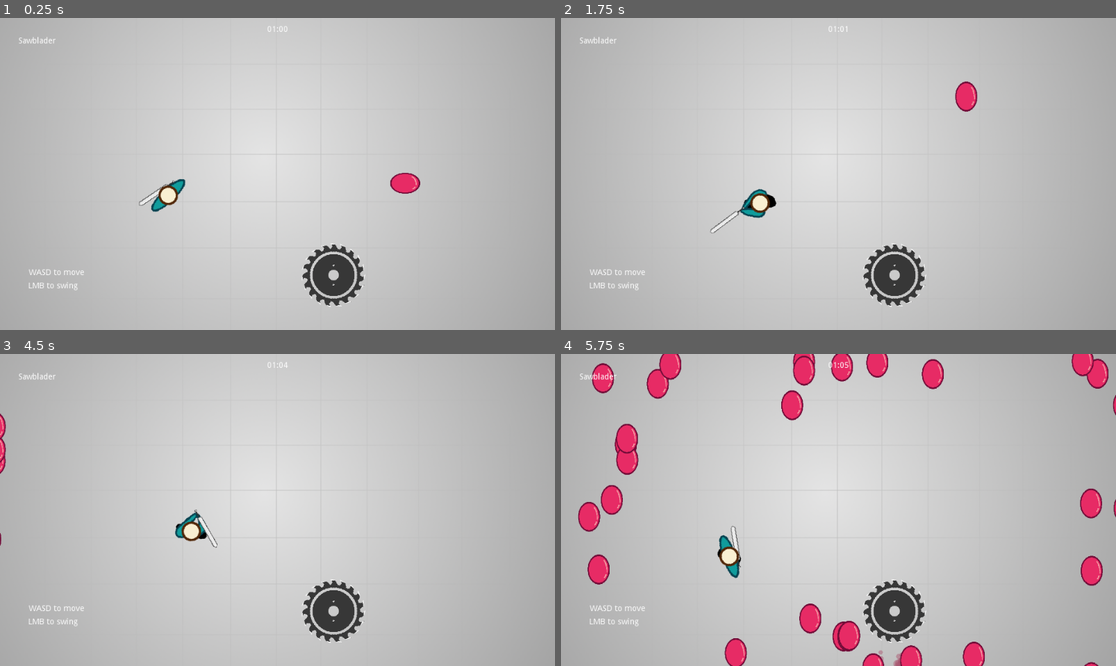
Above: before the commit, frames 1-4 (two rows, left to right).
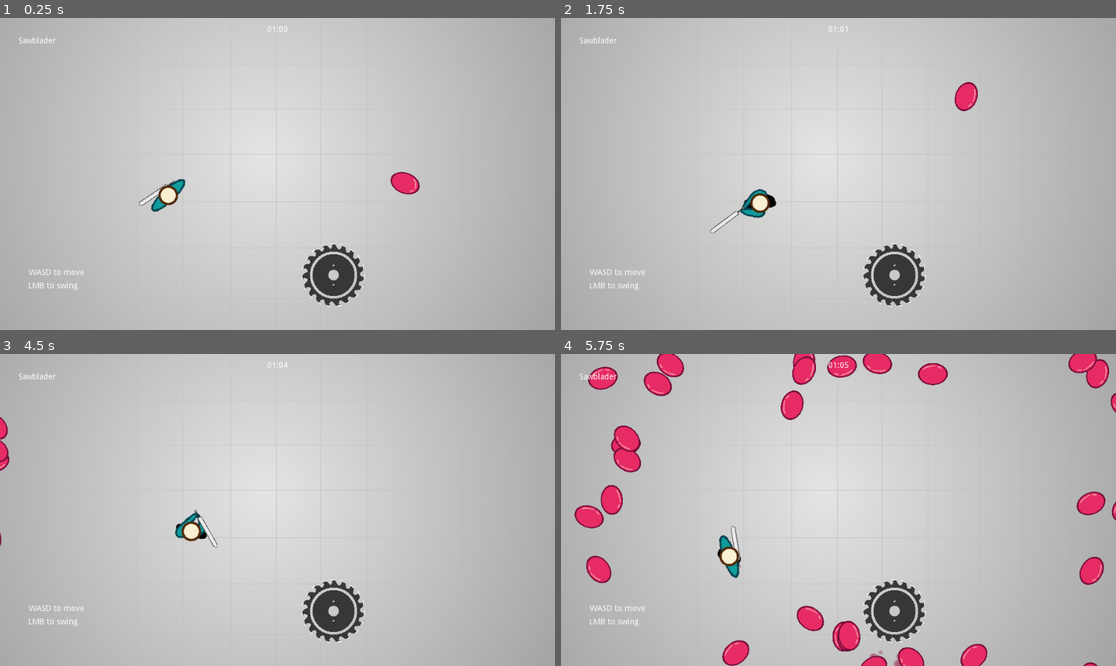
Above: after the commit, the same moments.

Repository: Zircon332/Sawblader
Game: Godot game, scene res://scenes/main.tscn
Same seed, same stepped clock (60 frames per second), same inputs: the game is played once before the commit and once after it.
Inputs (mouse positions are in pixels of both pictures, inside the frame that each line leads up to):
- Up to frame 1 (0.25 s): no input
- Up to frame 2 (1.75 s): move the mouse to (960, 158) at 0.52 s; hold D (move_right) 0.53-1.28 s; click (960, 158) at 0.6 s; move the mouse to (727, 189) at 1.27 s; hold S (move_down) from 1.28 s (still down); click (727, 189) at 1.35 s
- Up to frame 3 (4.5 s): move the mouse to (333, 441) at 2.02 s; release S (move_down) at 2.03 s; hold D (move_right) 2.03-2.78 s; click (333, 441) at 2.1 s; move the mouse to (249, 572) at 2.77 s; hold W (move_up) 2.78-3.53 s; click (249, 572) at 2.85 s; move the mouse to (444, 556) at 3.52 s; hold A (move_left) from 3.53 s (still down); click (444, 556) at 3.6 s; move the mouse to (111, 463) at 4.27 s; click (111, 463) at 4.35 s
- Up to frame 4 (5.75 s): move the mouse to (866, 510) at 5.02 s; release A (move_left) at 5.03 s; hold S (move_down) from 5.03 s (still down); click (866, 510) at 5.1 s

The runs differ from the first frame. In frame 1, 0.1% of the frame differs, in the area x 70-76%, y 49-57%; in frame 2, 0.1%; in frame 3, 0.2%; in frame 4, 3.5%, in the area x 2-100%, y 0-100%.

Commit message:
randomize slime rotation on spawn

Diff:
--- a/entities/slime/slime.gd
+++ b/entities/slime/slime.gd
@@ -8,6 +8,10 @@
 
 var direction := Vector2.UP
 var size := 3
+
+
+func _ready():
+	rotation = rand_range(0, TAU)
 
 
 func _physics_process(delta) -> void:
